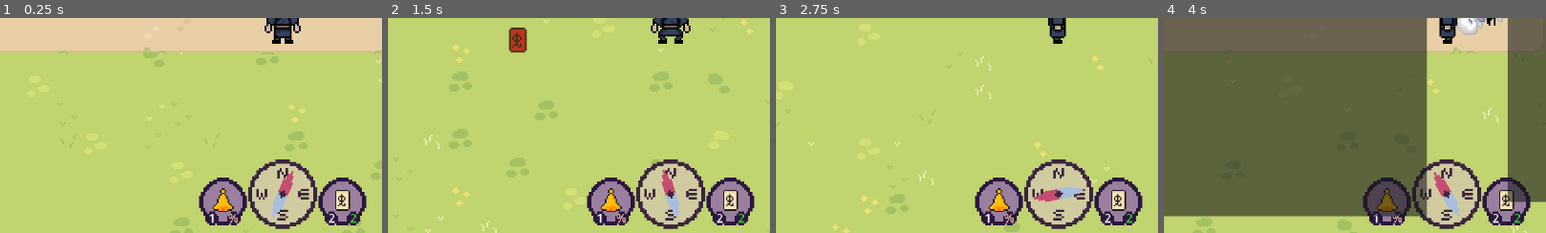
Above: before the commit, frames 1-4 (left to right).
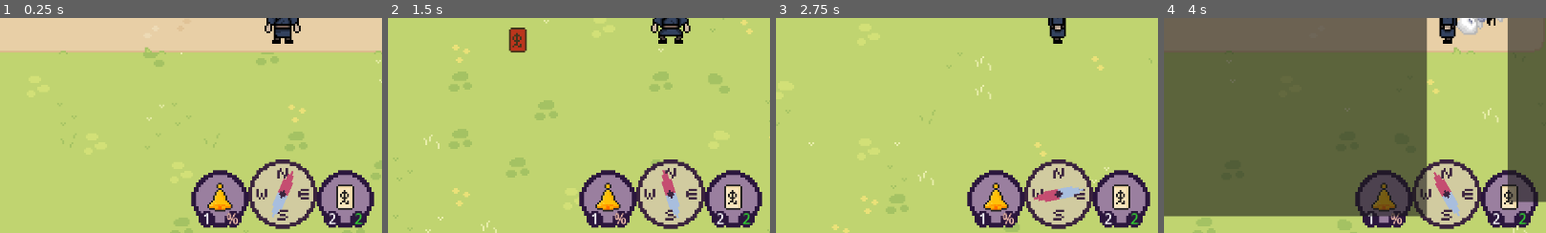
Above: after the commit, the same moments.

Repository: FennecKii/Pixel-Game-Jam-2025
Game: Godot game, scene res://Maps/Map 1/map_1.tscn
Two runs of this game, one before a commit and one after it. Both use one fixed random seed, a clock stepped at 60 frames per second and the inputs below.
Inputs (mouse positions are % of the whole screen's width and height, from its top left):
- Up to frame 1 (0.25 s): no input
- Up to frame 2 (1.5 s): move the mouse to (50, 56) at 0.52 s; hold D (Right) 0.53-1.28 s; tap 1 (Equip Bell) at 0.6 s; move the mouse to (30, 55) at 1.27 s; hold S (Down) from 1.28 s (still down); tap 2 (Equip Ofuda) at 1.35 s
- Up to frame 3 (2.75 s): move the mouse to (60, 28) at 2.02 s; release S (Down) at 2.03 s; hold D (Right) from 2.03 s (still down); tap E (Interact) at 2.1 s
- Up to frame 4 (4 s): move the mouse to (45, 70) at 2.77 s; release D (Right) at 2.78 s; hold W (Up) 2.78-3.53 s; click (45, 70) at 2.85 s; move the mouse to (80, 65) at 3.52 s; hold A (Left) from 3.53 s (still down); tap J (toggle_journal) at 3.6 s
The pictures show only the part of the screen within x 13-63%, y 50-100%; the shares and areas given below are measured in that part.

The runs differ from the first frame. In frame 1, 4.3% of the frame differs, in the area x 50-98%, y 70-98%; in frame 2, 4.3%; in frame 3, 4.3%; in frame 4, 4.2%.

Commit message:
HUD item scale changed

Diff:
--- a/UI/HUD.tscn
+++ b/UI/HUD.tscn
@@ -14,12 +14,12 @@
 scale = Vector2(3.5, 3.5)
 
 [node name="Items" type="Node2D" parent="."]
-position = Vector2(640, 665)
-scale = Vector2(2.5, 2.5)
+position = Vector2(640, 660)
+scale = Vector2(3, 3)
 
 [node name="Bell" parent="Items" instance=ExtResource("3_uk570")]
 z_index = 5
-position = Vector2(-40, 0)
+position = Vector2(-35, 0)
 display_item = true
 
 [node name="Container" type="Panel" parent="Items/Bell"]
@@ -50,7 +50,7 @@
 
 [node name="Ofuda" parent="Items" instance=ExtResource("4_f2wx0")]
 z_index = 5
-position = Vector2(40, 0)
+position = Vector2(35, 0)
 display_item = true
 
 [node name="Container" type="Panel" parent="Items/Ofuda"]
